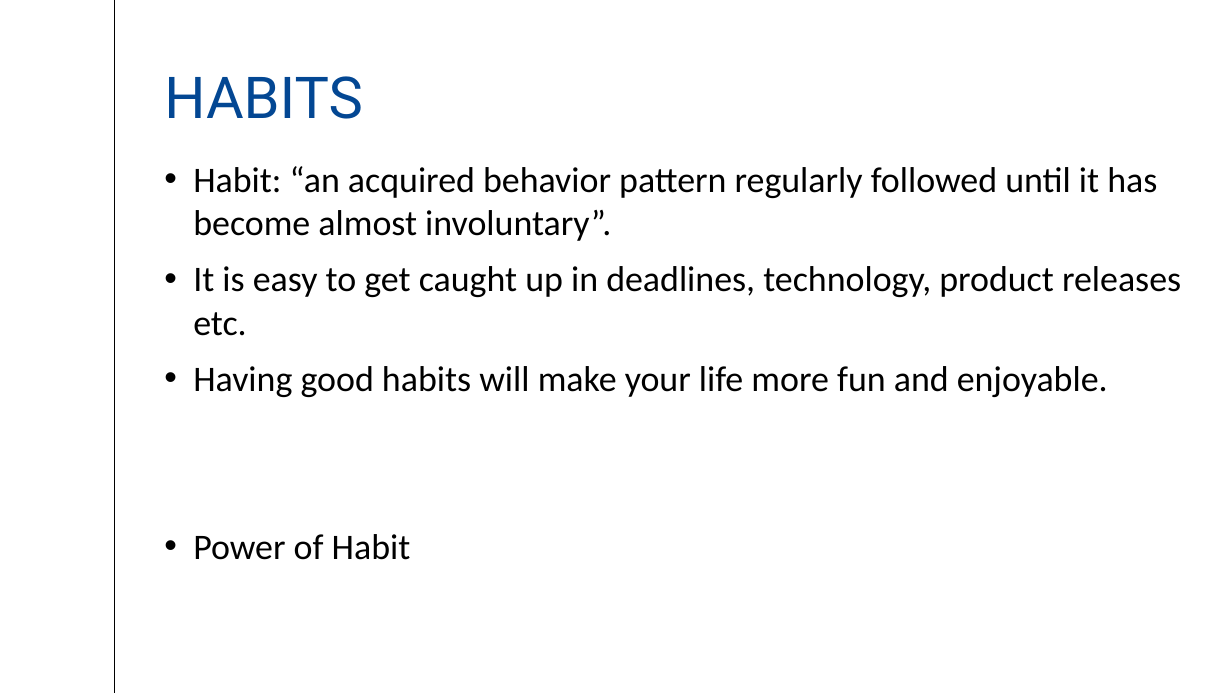
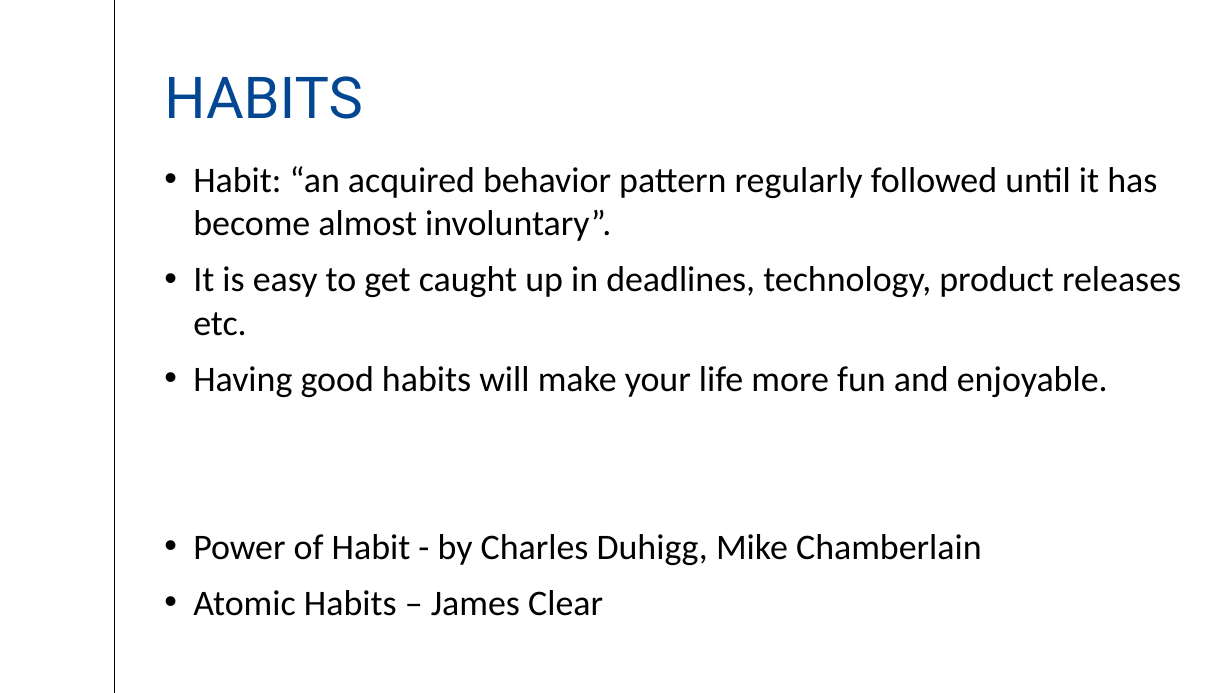
Before and after one commit to Davidgallivan23/Presentations, a slide deck: slide 2 of LightingTalks/10 Good Habits for Developers.pptx. Drawn at 1232x693 pixels with LibreOffice and Linux fonts; fonts in the diff are those of the drawing. Boxes give left, top, right and bottom in pixels: in the first picture for what was removed or moved away, otherwise in the second. Text is boxed around its words. In the diff, an @@ line names an element or a change of style, - is before the commit and + after.

```diff
--- a/LightingTalks/10 Good Habits for Developers.pptx
+++ b/LightingTalks/10 Good Habits for Developers.pptx
@@ text at (193, 534, 982, 616): text changed @@
-• Power of Habit
+• Power of Habit - by Charles Duhigg, Mike Chamberlain
+• Atomic Habits – James Clear
```
Also in this commit, not shown: 1 slide removed, 3 other files.
